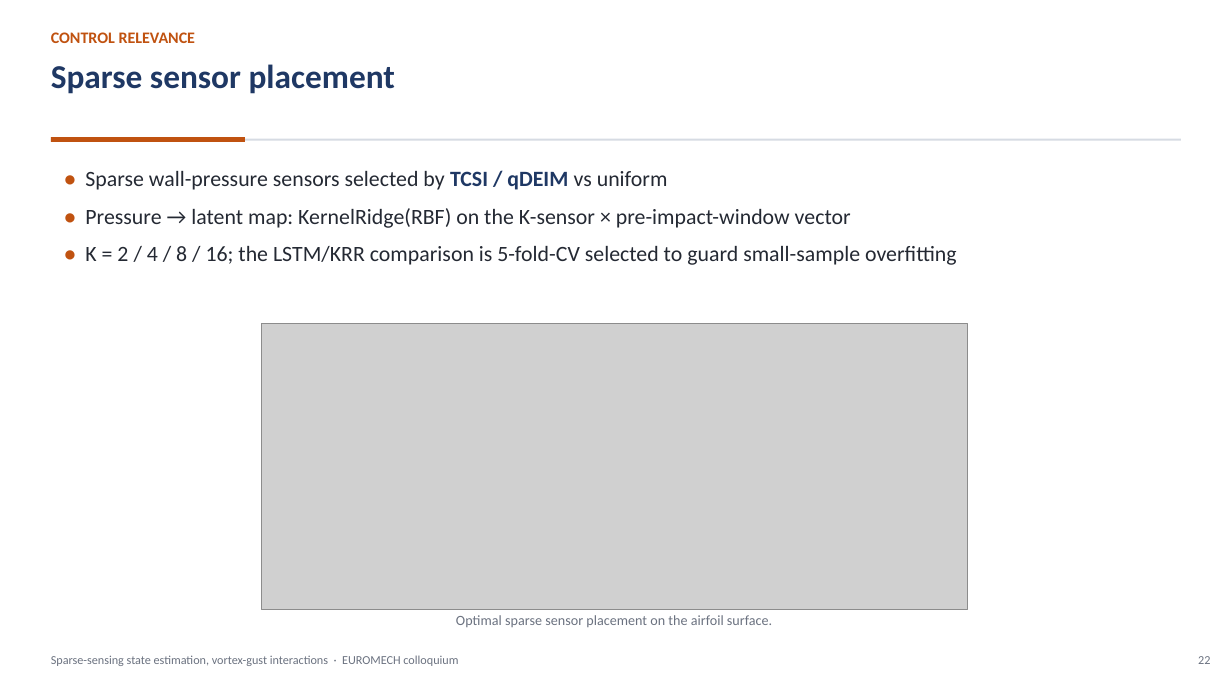
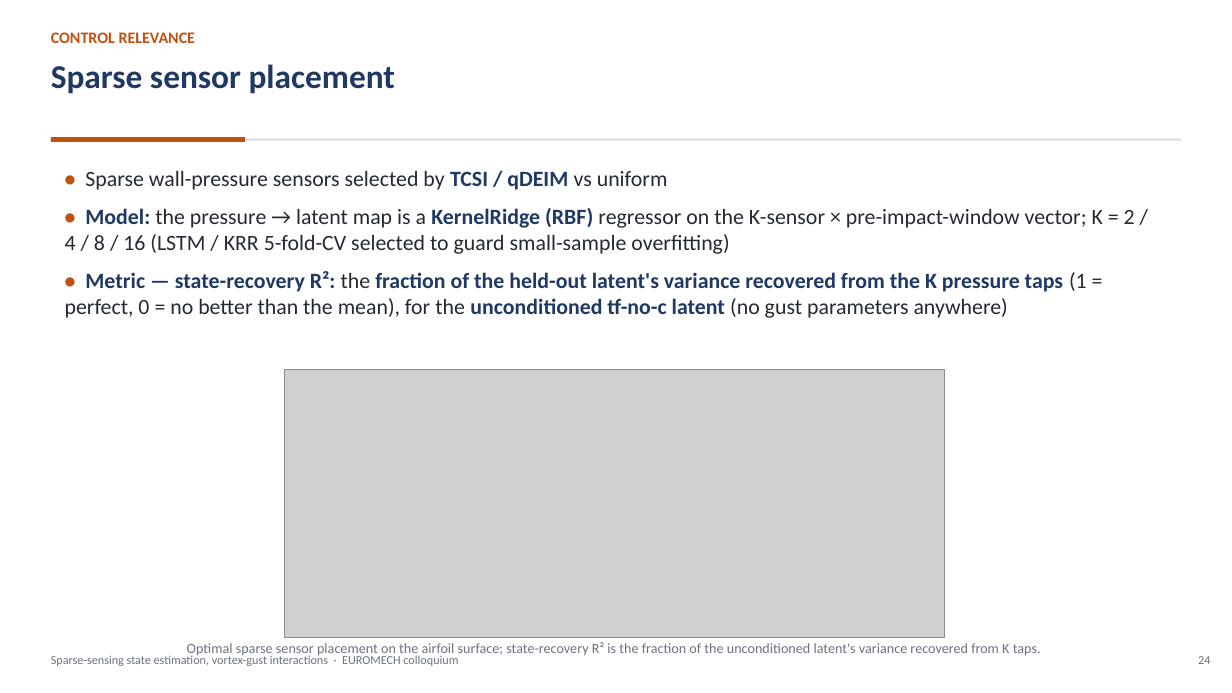
Before and after one commit to sanmi90/GUST-JEPA, a slide deck: slide 24 of paper/talk/euromech_gust_jepa.pptx (slide 22 before the commit). Drawn at 1232x693 pixels with LibreOffice and Linux fonts; fonts in the diff are those of the drawing; grey boxes stand for pictures. Boxes give left, top, right and bottom in pixels: in the first picture for what was removed or moved away, otherwise in the second. Text is boxed around its words. In the diff, an @@ line names an element or a change of style, - is before the commit and + after.

```diff
--- a/paper/talk/euromech_gust_jepa.pptx
+++ b/paper/talk/euromech_gust_jepa.pptx
@@ text at bbox=[65, 208, 1135, 318]: text changed @@
-• Pressure → latent map: KernelRidge(RBF) on the K-sensor × pre-impact-window vector
-• K = 2 / 4 / 8 / 16; the LSTM/KRR comparison is 5-fold-CV selected to guard small-sample overfitting
+• Model: the pressure → latent map is a KernelRidge (RBF) regressor on the K-sensor × pre-impact-window vector; K = 2 / 4 / 8 / 16 (LSTM / KRR 5-fold-CV selected to guard small-sample overfitting)
+• Metric — state-recovery R²: the fraction of the held-out latent's variance recovered from the K pressure taps (1 = perfect, 0 = no better than the mean), for the unconditioned tf-no-c latent (no gust parameters anywhere)
@@ picture: place and size @@
-picture at bbox=[262, 323, 968, 610]
+picture at bbox=[285, 370, 945, 638]
@@ text at bbox=[187, 642, 1041, 657]: text changed @@
-Optimal sparse sensor placement on the airfoil surface.
+Optimal sparse sensor placement on the airfoil surface; state-recovery R² is the fraction of the unconditioned latent's variance recovered from K taps.
@@ text at bbox=[1198, 656, 1210, 664]: text changed @@
-22
+24
```
Also in this commit, not shown: 29 other slides changed, 1 slide added, 12 other files.
